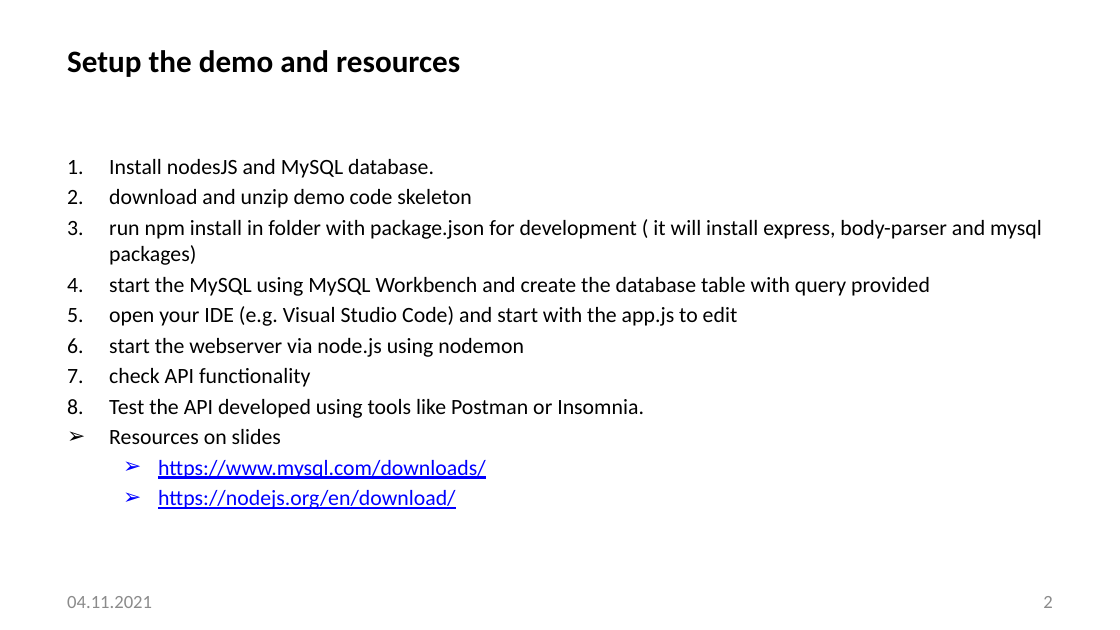
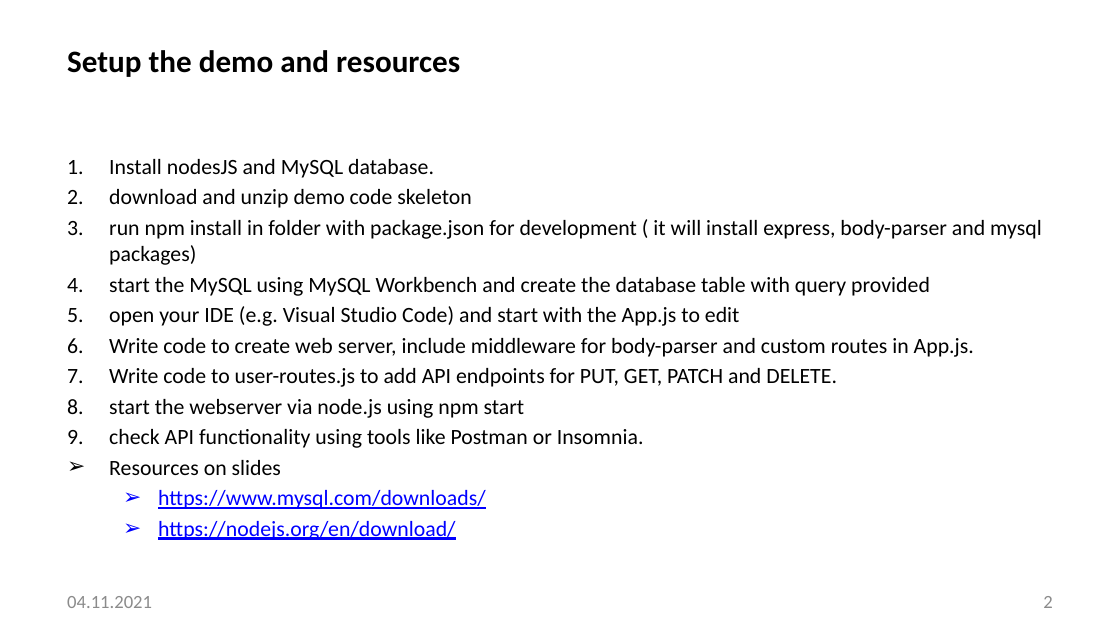
Before and after one commit to rakdman/NodeAPIProject, a slide deck: slide 2 of BackEndPPT-Demo_V1.pptx. Drawn at 1120x630 pixels with LibreOffice and Linux fonts; fonts in the diff are those of the drawing; background and template pictures are left out. Boxes give left, top, right and bottom in pixels: in the first picture for what was removed or moved away, otherwise in the second. Text is boxed around its words. In the diff, an @@ line names an element or a change of style, - is before the commit and + after.

```diff
--- a/BackEndPPT-Demo_V1.pptx
+++ b/BackEndPPT-Demo_V1.pptx
@@ text at (109, 306, 974, 448): text changed @@
-5. open your IDE (e.g. Visual Studio Code) and start with the app.js to edit
-6. start the webserver via node.js using nodemon
-7. check API functionality
-8. Test the API developed using tools like Postman or Insomnia.
+5. open your IDE (e.g. Visual Studio Code) and start with the App.js to edit
+6. Write code to create web server, include middleware for body-parser and custom routes in App.js.
+7. Write code to user-routes.js to add API endpoints for PUT, GET, PATCH and DELETE.
+8. start the webserver via node.js using npm start
+9. check API functionality using tools like Postman or Insomnia.
```
Also in this commit, not shown: 1 other file.
